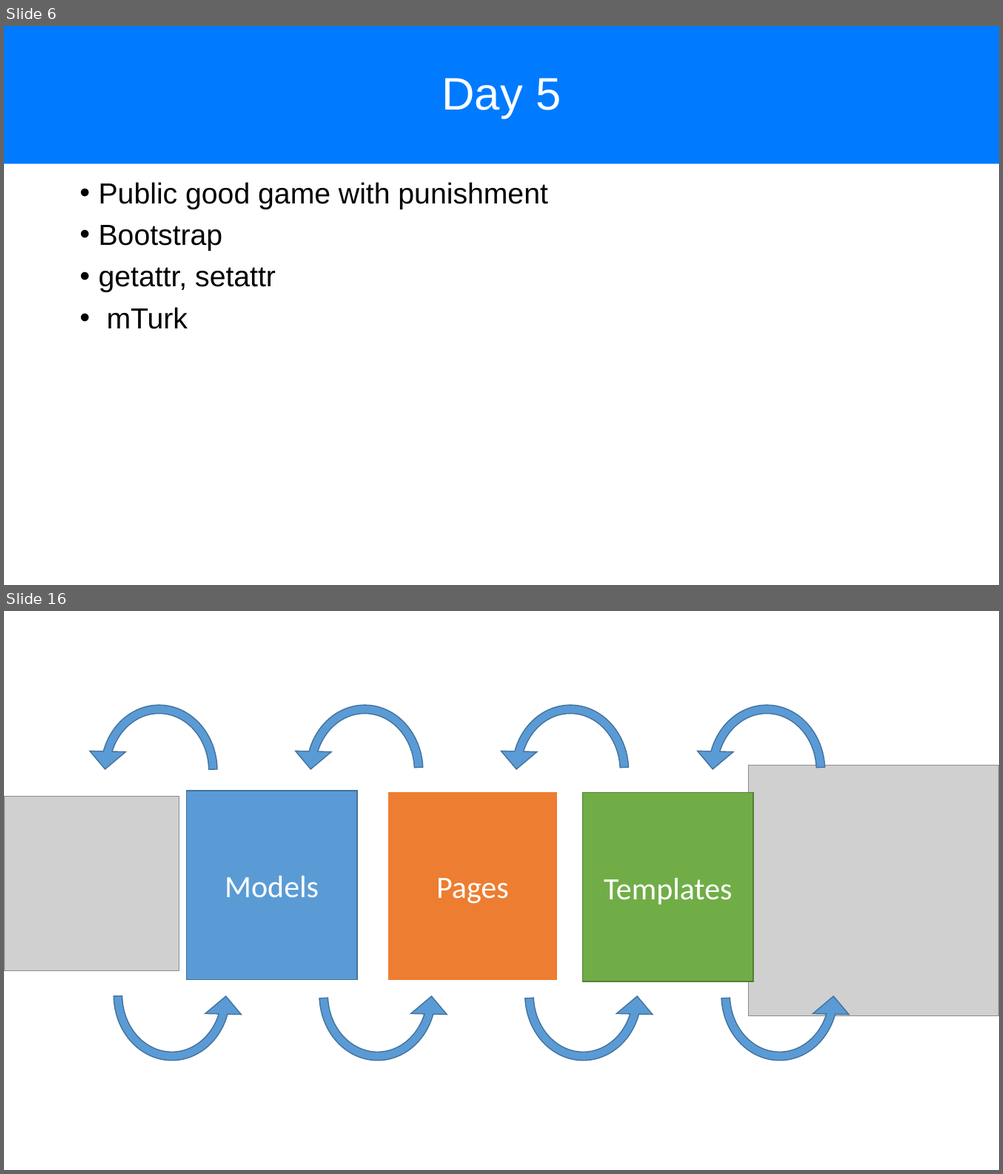
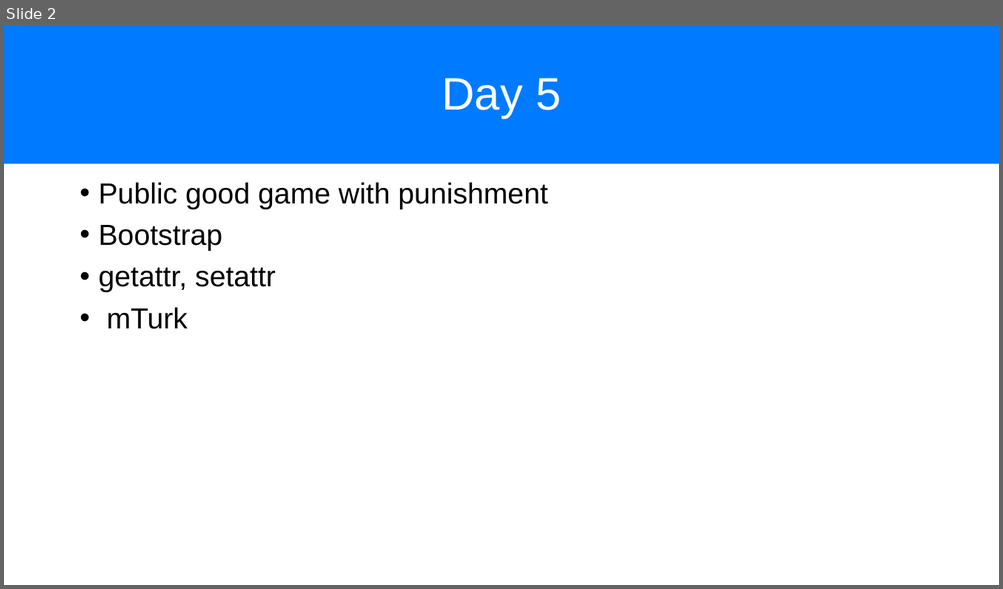
Before and after one commit to chapkovski/uncertainty-summer-school, a slide deck: presentations/frankfurt_july_2019 day5.pptx. Shown one above the other, each under a label of ours: slides 6 and 16 before the commit, slide 2 after it; the slides between them are not shown. The pictures are 1003x1174 and 1003x589 pixels, drawn with LibreOffice and Linux fonts; fonts in the diff are those of the drawing; grey boxes stand for pictures. Boxes give left, top, right and bottom in pixels: in the first picture for what was removed or moved away, otherwise in the second. Text is boxed around its words. In the diff, an @@ line names an element or a change of style, - is before the commit and + after.

```diff
--- a/presentations/frankfurt_july_2019 day5.pptx
+++ b/presentations/frankfurt_july_2019 day5.pptx
@@ slide 16 removed at box(4, 611, 999, 1170), background #FFFFFF @@
@@ circular arrow removed at box(87, 692, 231, 850) @@
@@ circular arrow removed at box(293, 692, 437, 850) @@
@@ circular arrow removed at box(498, 692, 642, 850) @@
@@ circular arrow removed at box(695, 692, 839, 850) @@
@@ picture removed at box(748, 766, 999, 1016) @@
@@ picture removed at box(4, 796, 179, 971) @@
@@ rectangle removed at box(187, 791, 358, 980) @@
-Models
@@ rectangle removed at box(387, 792, 558, 981) @@
-Pages
@@ rectangle removed at box(583, 792, 754, 982) @@
-Templates
@@ circular arrow removed at box(100, 916, 244, 1074) @@
@@ circular arrow removed at box(305, 916, 449, 1074) @@
@@ circular arrow removed at box(512, 916, 655, 1074) @@
@@ circular arrow removed at box(708, 916, 851, 1074) @@
@@ what was slide 6 is now slide 2 @@
```
Also in this commit, not shown: 1 slide changed, 42 other slides removed, 4 other files.
